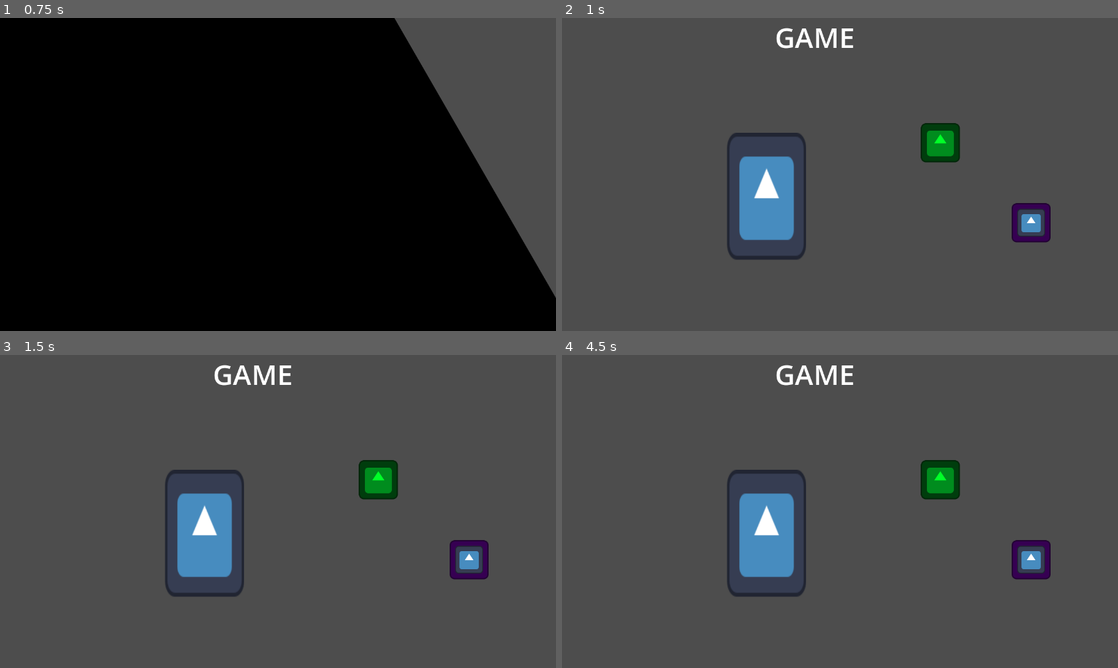
Above: before the commit, frames 1-4 (two rows, left to right).
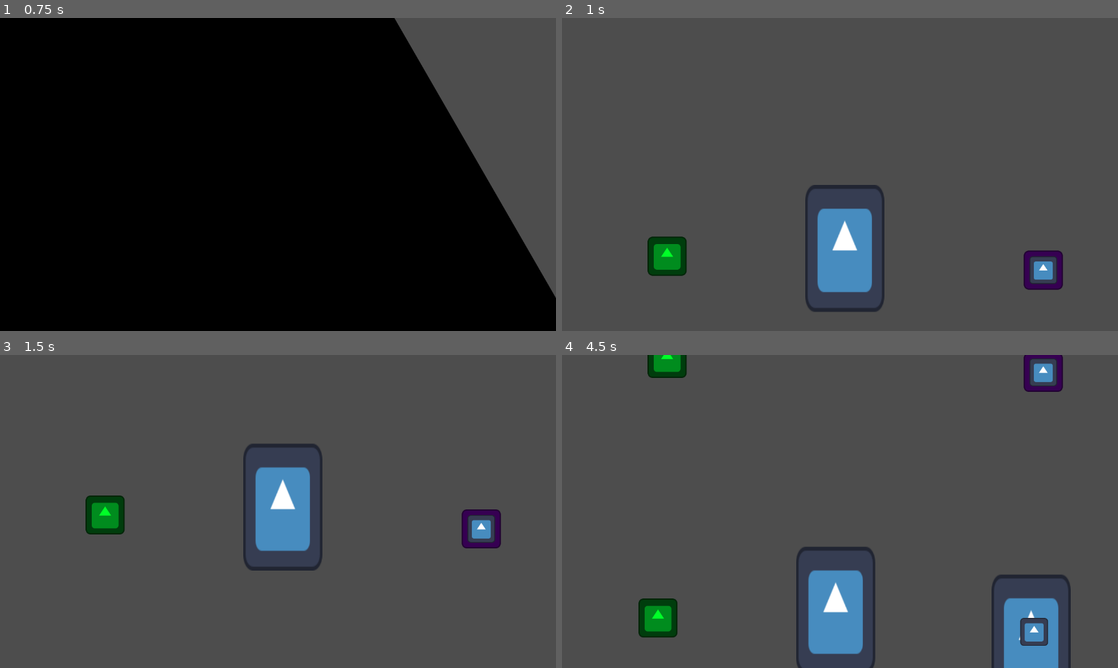
Above: after the commit, the same moments.

Repository: luankaike-code/felpo-jam-2026
Game: Godot game, scene res://scenes/screens/root_game.tscn
Same seed, same stepped clock (60 frames per second), same inputs: the game is played once before the commit and once after it. The engine's default icon, where the game draws it, is replaced by a stand-in: a white triangle on a blue panel in a dark square.
Inputs (mouse positions are in pixels of both pictures, inside the frame that each line leads up to):
- Up to frame 1 (0.75 s): click "Iniciar" at 0.5 s
- Up to frame 2 (1 s): no input
- Up to frame 3 (1.5 s): tap Enter (ui_accept) at 1.25, 1.35 s; move the mouse to (400, 495) at 1.27 s; click (400, 495) at 1.42 s
- Up to frame 4 (4.5 s): tap Enter (ui_accept) at 1.52, 1.82, 2.75, 2.85, 3.5, 4.25, 4.35 s; drag from (728, 527) to (1029, 558) at 2.02 s; move the mouse to (895, 442) at 2.77 s; click (895, 442) at 2.92 s; drag from (812, 574) to (1029, 558) at 3.52 s; move the mouse to (1006, 558) at 4.27 s; click (1006, 558) at 4.42 s

Frame 1 is identical in both runs. In frame 2, 10% of the frame differs, in the area x 15-91%, y 3-94%; in frame 3, 10%; in frame 4, 13%, in the area x 13-92%, y 0-100%.

Commit message:
Create basic change local

Diff:
--- /dev/null
+++ b/felpojam-2026-game-code/scenes/camera_in_game.tscn
@@ -0,0 +1,27 @@
+[gd_scene format=3 uid="uid://u8y44k7yvr7j"]
+
+[ext_resource type="Script" uid="uid://cug2pk6ysrsl5" path="res://scripts/camera_in_game.gd" id="1_7sk07"]
+[ext_resource type="Script" uid="uid://c8bo8naw8qjrt" path="res://scripts/state_machine/state_machine.gd" id="2_yubta"]
+[ext_resource type="Script" uid="uid://b03mc2du2h6cu" path="res://scripts/state_machine/state.gd" id="3_uvsb3"]
+[ext_resource type="Script" uid="uid://y0x1lhyb4sq4" path="res://scripts/states/camera_in_game/UpDown.gd" id="4_v480j"]
+
+[node name="CameraInGame" type="Camera2D" unique_id=1323592690]
+script = ExtResource("1_7sk07")
+
+[node name="StateMachine" type="Node" parent="." unique_id=1573676425 node_paths=PackedStringArray("current_state")]
+script = ExtResource("2_yubta")
+current_state = NodePath("Idle")
+metadata/_custom_type_script = "uid://c8bo8naw8qjrt"
+
+[node name="Idle" type="Node" parent="StateMachine" unique_id=1825781336]
+script = ExtResource("3_uvsb3")
+metadata/_custom_type_script = "uid://b03mc2du2h6cu"
+
+[node name="Up" type="Node" parent="StateMachine" unique_id=1972576356]
+script = ExtResource("4_v480j")
+metadata/_custom_type_script = "uid://b03mc2du2h6cu"
+
+[node name="Down" type="Node" parent="StateMachine" unique_id=1494527136]
+script = ExtResource("4_v480j")
+offset_y_per_percentage = 1
+metadata/_custom_type_script = "uid://b03mc2du2h6cu"
--- a/felpojam-2026-game-code/scenes/screens/game.tscn
+++ b/felpojam-2026-game-code/scenes/screens/game.tscn
@@ -4,33 +4,28 @@
 [ext_resource type="PackedScene" uid="uid://fyym3qkeufgw" path="res://scenes/entitys/stamp_set.tscn" id="2_clfej"]
 [ext_resource type="PackedScene" uid="uid://cccp0nbwda3rg" path="res://scenes/entitys/ink_stand.tscn" id="3_mu8e5"]
 [ext_resource type="PackedScene" uid="uid://dn0xy2d56orj6" path="res://scenes/entitys/paper.tscn" id="4_o78e0"]
+[ext_resource type="PackedScene" uid="uid://u8y44k7yvr7j" path="res://scenes/camera_in_game.tscn" id="5_ln6eb"]
 
 [node name="Game" type="Node2D" unique_id=1475156608]
 script = ExtResource("1_iwlfa")
 metadata/_custom_type_script = "uid://dha1tdcxb1ucs"
 
-[node name="Control" type="Control" parent="." unique_id=161529205]
-process_mode = 4
-layout_mode = 3
-anchors_preset = 0
-offset_right = 1163.0
-offset_bottom = 640.0
-
-[node name="Label" type="Label" parent="Control" unique_id=1488617018]
-layout_mode = 1
-anchors_preset = 10
-anchor_right = 1.0
-offset_bottom = 88.0
-grow_horizontal = 2
-theme_override_font_sizes/font_size = 64
-text = "GAME"
-horizontal_alignment = 1
-
 [node name="StampSet" parent="." unique_id=296592520 instance=ExtResource("2_clfej")]
-position = Vector2(1080, 471)
+position = Vector2(447, 817)
 
 [node name="InkStand" parent="." unique_id=1766316694 instance=ExtResource("3_mu8e5")]
-position = Vector2(871, 287)
+position = Vector2(-419, 785)
 
 [node name="Paper" parent="." unique_id=449771312 instance=ExtResource("4_o78e0")]
-position = Vector2(471, 410)
+position = Vector2(-10, 767)
+
+[node name="CameraInGame" parent="." unique_id=1323592690 instance=ExtResource("5_ln6eb")]
+
+[node name="StampSet2" parent="." unique_id=640357785 instance=ExtResource("2_clfej")]
+position = Vector2(468, 220)
+
+[node name="InkStand2" parent="." unique_id=920137688 instance=ExtResource("3_mu8e5")]
+position = Vector2(-398, 188)
+
+[node name="Paper2" parent="." unique_id=1957066266 instance=ExtResource("4_o78e0")]
+position = Vector2(11, 170)
--- /dev/null
+++ b/felpojam-2026-game-code/scripts/camera_in_game.gd
@@ -0,0 +1,29 @@
+class_name CameraInGame extends Camera2D
+
+@onready var state_machine := $StateMachine as StateMachine
+
+enum locals {
+	up,
+	down
+}
+
+var default_pos: Vector2
+var current_local := locals.up
+
+func _ready() -> void:
+	default_pos = global_position
+
+func toggle_local():
+	match current_local:
+		locals.up:
+			to_local_down()
+		locals.down:
+			to_local_up()
+
+func to_local_up():
+	current_local = locals.up
+	state_machine.change_state("Up")
+
+func to_local_down():
+	current_local = locals.down
+	state_machine.change_state("Down")
--- a/felpojam-2026-game-code/scripts/screens/game.gd
+++ b/felpojam-2026-game-code/scripts/screens/game.gd
@@ -1,6 +1,7 @@
 extends ScreenWithPopUp
 
 var packed_menu_in_game := preload("res://scenes/pop_ups/pop_up_menu_in_game.tscn") as PackedScene
+@onready var camera_in_game := $CameraInGame as CameraInGame
 
 func _pop_mensage(mensage: PopUpMensage):
 	if mensage is PopUpMensageOpenPopUp:
@@ -12,3 +13,5 @@
 func _unhandled_input(event: InputEvent) -> void:
 	if Input.is_action_just_pressed("ui_cancel") and !has_pop_up():
 		factory_pop_up(packed_menu_in_game.instantiate())
+	elif Input.is_action_just_pressed("ui_accept") and !has_pop_up():
+		camera_in_game.toggle_local()
--- /dev/null
+++ b/felpojam-2026-game-code/scripts/states/camera_in_game/UpDown.gd
@@ -0,0 +1,18 @@
+extends State
+
+@export var offset_y_per_percentage := 0
+var tween: Tween
+
+func enter(host: CameraInGame) -> void:
+	tween = get_tree().create_tween()
+	var offset := host.get_viewport_rect().size.y*offset_y_per_percentage
+	var to := host.default_pos + Vector2(0, offset)
+	tween.tween_property(host, "global_position", to, 0.2)
+	tween.tween_callback(to_idle)
+
+func exit() -> void:
+	if tween:
+		tween.stop()
+
+func to_idle() -> void:
+	change_state.emit("Idle")
Not shown, added: felpojam-2026-game-code/scripts/camera_in_game.gd.uid
Not shown, added: felpojam-2026-game-code/scripts/states/camera_in_game/UpDown.gd.uid
